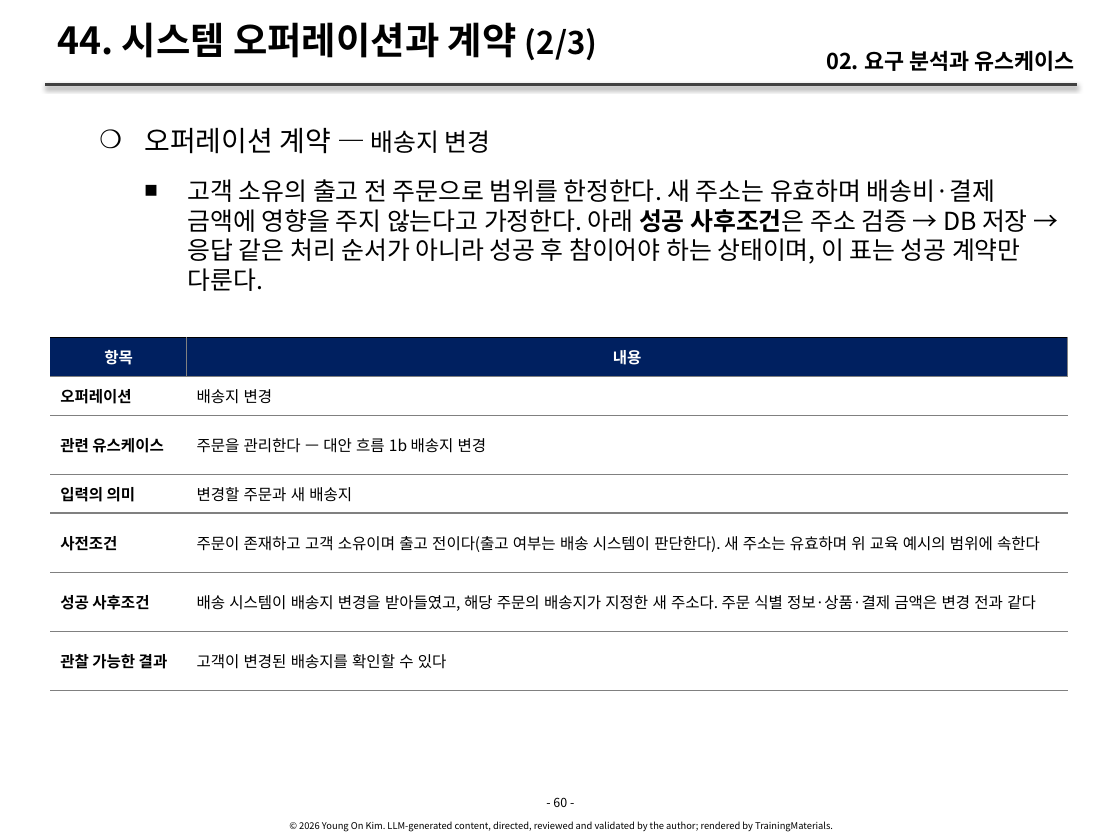
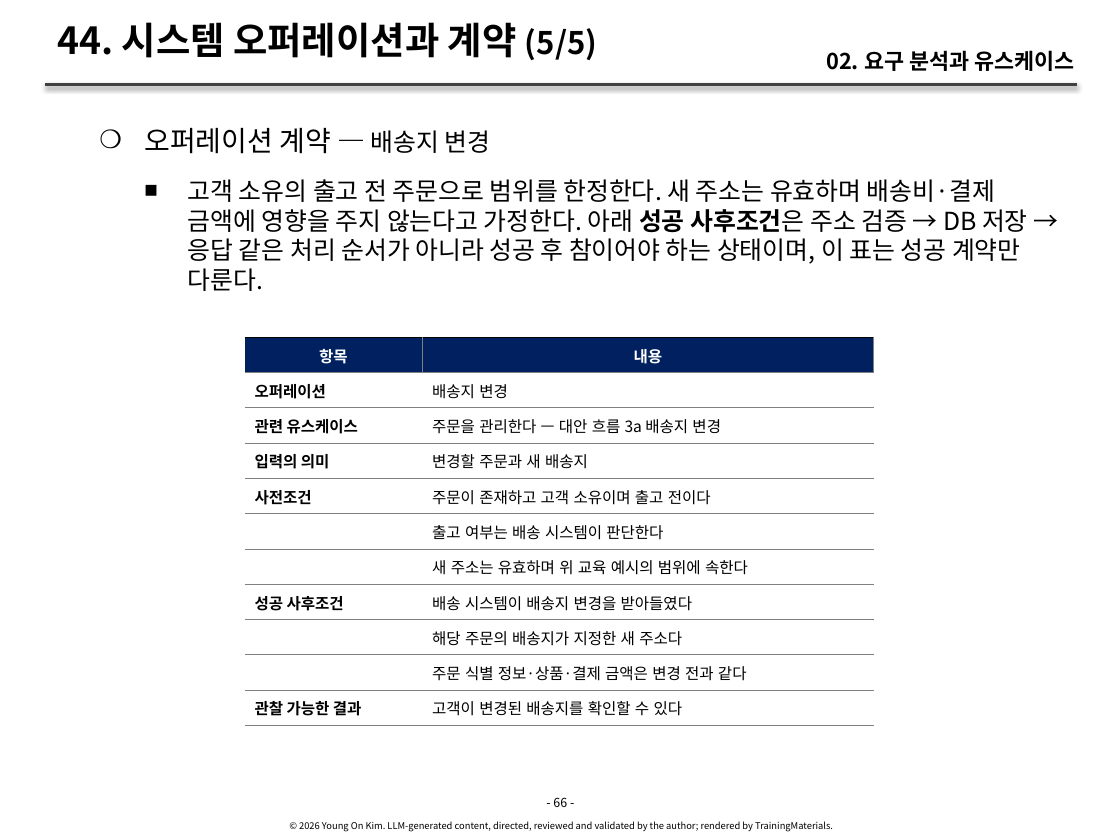
Before and after one commit to YoungSan77/TrainingMaterials, a slide deck: slide 66 of courses/ooad/sessions/s02.pptx (slide 60 before the commit). Drawn at 1120x840 pixels with LibreOffice and Linux fonts; fonts in the diff are those of the drawing. Boxes give left, top, right and bottom in pixels: in the first picture for what was removed or moved away, otherwise in the second. Text is boxed around its words. In the diff, an @@ line names an element or a change of style, - is before the commit and + after.

```diff
--- a/courses/ooad/sessions/s02.pptx
+++ b/courses/ooad/sessions/s02.pptx
@@ title at (57, 22, 597, 60): text changed @@
-44. 시스템 오퍼레이션과 계약 (2/3)
+44. 시스템 오퍼레이션과 계약 (5/5)
@@ table at (244, 337, 874, 812) @@
-row 3, column 2: 주문을 관리한다 — 대안 흐름 1b 배송지 변경
+row 3, column 2: 주문을 관리한다 — 대안 흐름 3a 배송지 변경
-row 5: 사전조건 | 주문이 존재하고 고객 소유이며 출고 전이다(출고 여부는 배송 시스템이 판단한다). 새 주소는 유효하며 위 교육 예시의 범위에 속한다
-row 6: 성공 사후조건 | 배송 시스템이 배송지 변경을 받아들였고, 해당 주문의 배송지가 지정한 새 주소다. 주문 식별 정보·상품·결제 금액은 변경 전과 같다
+row 5: 사전조건 | 주문이 존재하고 고객 소유이며 출고 전이다
+row 6:  | 출고 여부는 배송 시스템이 판단한다
+row 7:  | 새 주소는 유효하며 위 교육 예시의 범위에 속한다
+row 8: 성공 사후조건 | 배송 시스템이 배송지 변경을 받아들였다
+row 9:  | 해당 주문의 배송지가 지정한 새 주소다
+row 10:  | 주문 식별 정보·상품·결제 금액은 변경 전과 같다
@@ table: place and size @@
-table at (50, 337, 1068, 812)
+table at (244, 337, 874, 812)
@@ text at (553, 797, 567, 807): text changed @@
-- 60 -
+- 66 -
```
Also in this commit, not shown: 63 other slides changed, 5 slides added, 44 other files.
